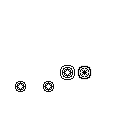
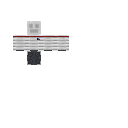
Before/after of a 128x128 layered artwork. What changed in the layer stack:
hid "Layer #9" over [15,21,92,92]
showed "Layer #7", painted on it over [13,24,69,65]
showed "Layer #6" over [13,21,69,65]
